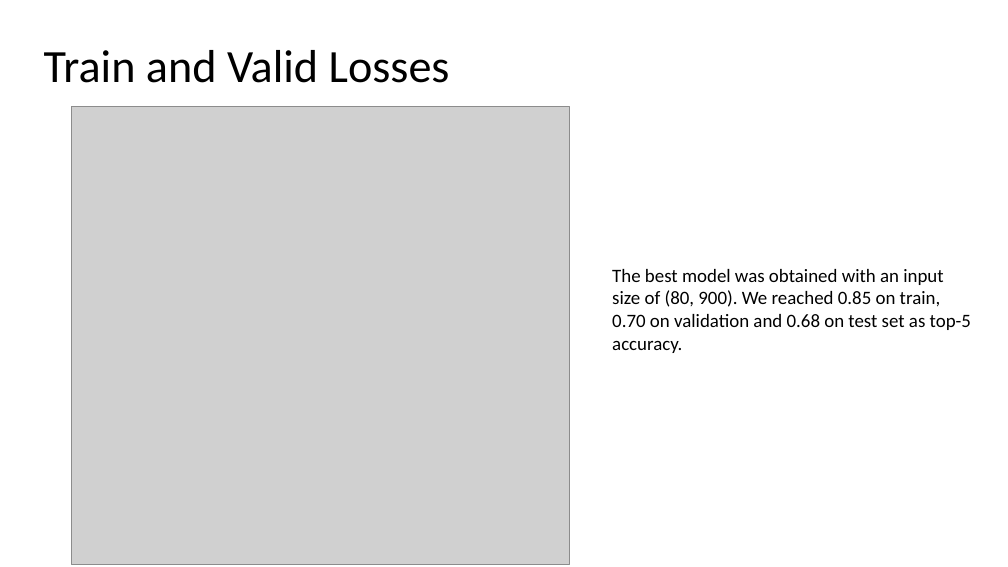
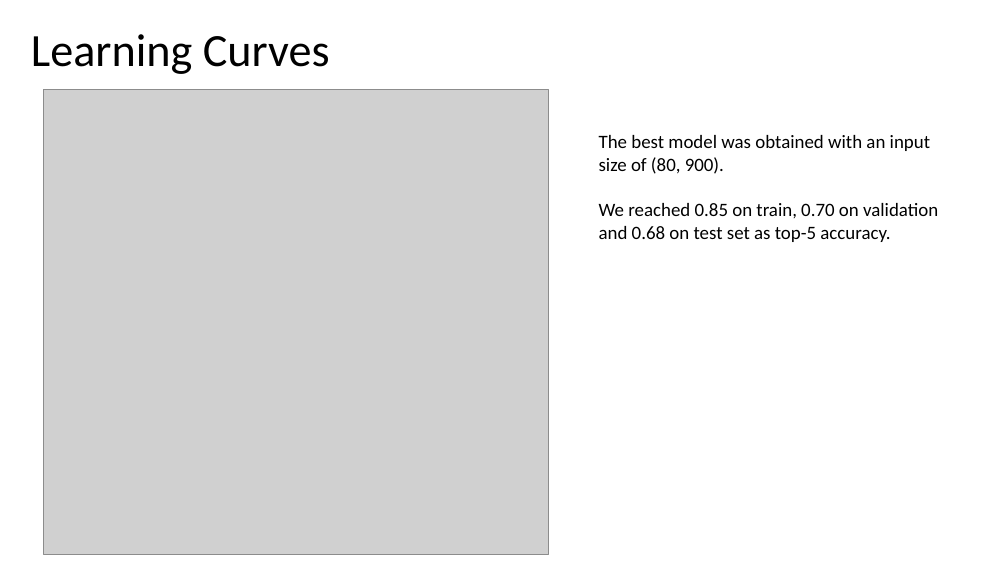
Before and after one commit to crokodilo/Handwritten-Text-Recognition, a slide deck: slide 12 of presentazione.pptx (slide 6 before the commit). Drawn at 1008x567 pixels with LibreOffice and Linux fonts; fonts in the diff are those of the drawing; grey boxes stand for pictures. Boxes give left, top, right and bottom in pixels: in the first picture for what was removed or moved away, otherwise in the second. Text is boxed around its words. In the diff, an @@ line names an element or a change of style, - is before the commit and + after.

```diff
--- a/presentazione.pptx
+++ b/presentazione.pptx
@@ title at [31,34,330,74]: text changed @@
-Train and Valid Losses
+Learning Curves
@@ picture: place and size @@
-picture at [72,107,569,564]
+picture at [44,90,549,555]
@@ text at [599,135,938,242]: text changed @@
-The best model was obtained with an input size of (80, 900). We reached 0.85 on train, 0.70 on validation and 0.68 on test set as top-5 accuracy.
+The best model was obtained with an input size of (80, 900).
+We reached 0.85 on train, 0.70 on validation and 0.68 on test set as top-5 accuracy.
```
Also in this commit, not shown: 4 other slides changed, 11 slides added, 2 slides removed, 1 other file.
